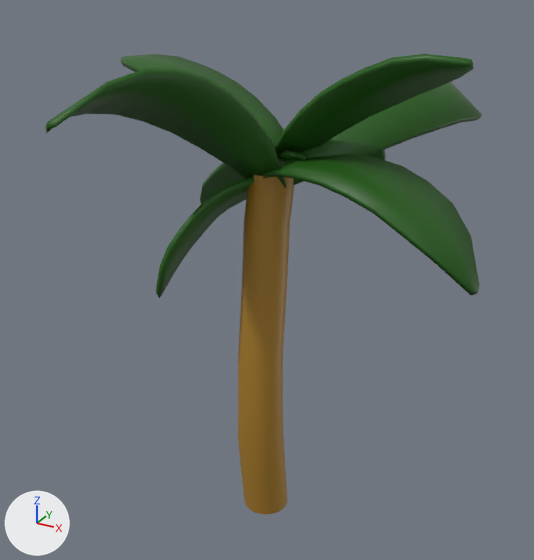
One commit to the FBX model Assets/Prototype/Models/Environment/Trees/SabalPalm1.fbx: the scene before it, then after it.
Both versions are drawn from a 50 mm lens placed at (87.7, -157.2, 153.1), pointed at (-4.3, 10.1, 69.5). Every picture has the same lights, and +X, +Y and +Z are marked at lower left.

Objects in the first picture: 'PalmTree3.001'.
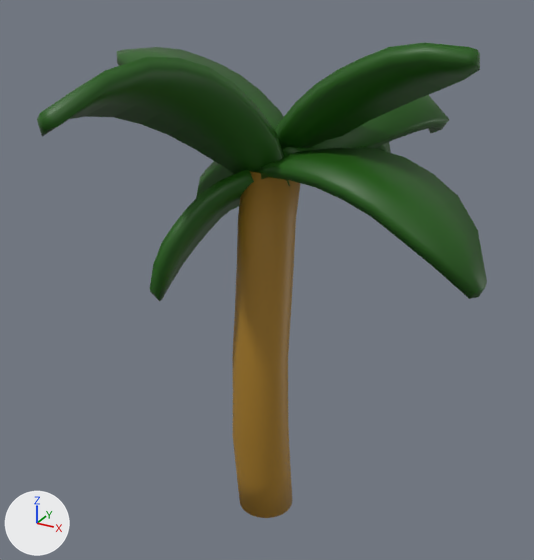
Commit message: Tree outlines

What changed in the scene script:
```text
Change me_cylinder_001:
    used by ob_palmtree3_001; location = (0.0, 0.0, 0.0)
    remove me_cylinder_001.from_pydata(...)  # 720 vertices, 672 faces; spans x -65.4..56.9, y -57.5..78.2, z 0.1..135.0
    add me_cylinder_001.from_pydata(...)  # 1440 vertices, 1345 faces; spans x -66.6..58.3, y -58.8..61.4, z 0.0..137.2
    me_cylinder_001 part 1: the loose piece of 54 vertices spanning x -0.1..39.4, y 5.1..78.2, z 99.4..126.3 is multiplied about its middle by the matrix ((0.844, -0.051, 0.084), (-0.051, 0.752, -0.05), (0.084, -0.05, 0.929)), then moved by (-2.9, -8.5, -0.2)
    me_cylinder_001 part 2: the loose piece of 54 vertices spanning x -0.4..50.5, y -7.7..12.5, z 104.5..135.0 is moved by (0.0, 0.0, 0.8)
    me_cylinder_001 part 3: the loose piece of 54 vertices spanning x -4.4..15.8, y 10.2..56.9, z 82.6..111.4 is moved by (0.0, 0.0, 0.8)
    me_cylinder_001 part 4: the loose piece of 54 vertices spanning x -23.2..5.7, y -57.5..2.7, z 97.0..132.6 is moved by (0.0, 0.0, 0.8)
    me_cylinder_001 part 5: the loose piece of 54 vertices spanning x -46.3..7.9, y 4.7..44.4, z 71.8..108.4 is moved by (0.0, 0.0, 0.8)
    me_cylinder_001 part 6: the loose piece of 54 vertices spanning x -65.4..3.3, y 3.8..31.1, z 108.2..125.7 is moved by (0.0, 0.0, 0.8)
    me_cylinder_001 part 7: the loose piece of 54 vertices spanning x -3.3..56.9, y -13.6..12.4, z 84.6..107.8 is moved by (0.0, 0.0, 0.8)
    me_cylinder_001 part 8: the loose piece of 54 vertices spanning x -22.0..-0.4, y -21.1..6.5, z 72.5..102.5 is moved by (0.0, 0.0, 0.8)
    me_cylinder_001 part 9: the loose piece of 288 vertices spanning x -6.6..6.6, y -8.2..11.4, z 0.1..102.7 is moved by (0.0, 0.0, 0.8)
    me_cylinder_001 part 10: 720 vertices added at x -66.6..58.3, y -58.8..61.4, z 0.0..137.2
```

Location of each change, (x1, y1, x2, y2) in pixels of the pictures (534 x 560 px; the box of a moved part takes in the faces that stretch with it):
'PalmTree3.001', reshaped
    before: (46, 54, 482, 514)
    after: (37, 43, 487, 518)
part 1 of me_cylinder_001, moved or reshaped (not visible afterwards)
    before: (279, 82, 482, 185)
part 2 of me_cylinder_001, moved or reshaped (not visible afterwards)
    before: (275, 54, 474, 159)
part 3 of me_cylinder_001, moved or reshaped (not visible afterwards)
    before: (370, 150, 386, 160)
part 4 of me_cylinder_001, moved or reshaped (not visible afterwards)
    before: (46, 68, 286, 188)
part 5 of me_cylinder_001, moved or reshaped (not visible afterwards)
    before: (200, 150, 307, 208)
part 6 of me_cylinder_001, moved or reshaped (not visible afterwards)
    before: (121, 54, 284, 150)
part 7 of me_cylinder_001, moved or reshaped (not visible afterwards)
    before: (262, 154, 480, 295)
part 8 of me_cylinder_001, moved or reshaped (not visible afterwards)
    before: (156, 176, 255, 298)
part 9 of me_cylinder_001, moved or reshaped (not visible afterwards)
    before: (238, 175, 295, 514)
part 10 of me_cylinder_001, added
    after: (37, 43, 487, 518)
